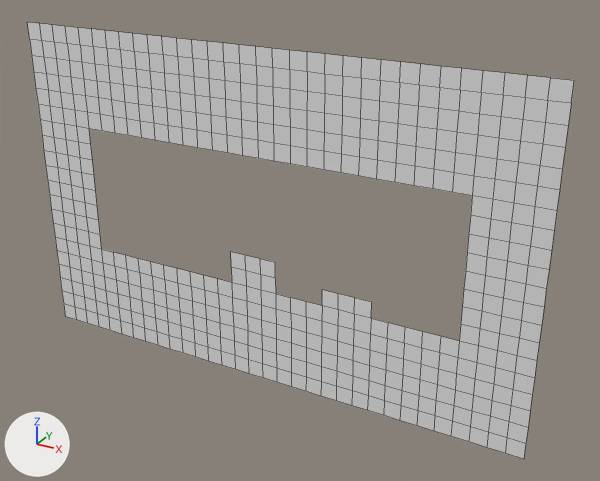
An edit to the OBJ model game_jam/Assets/Tiled2Unity/Meshes/platformer_level_2.obj, drawn before and after from the same camera.
Camera for both pictures: a camera (50 mm lens) standing at (10.9, -58.8, 12.9) and looking at (-22.2, 1.3, -17.2). The axes (+X, +Y, +Z) are drawn at lower left. The lights are the same throughout. Mesh edges are drawn as thin lines. Where no turn or scale is listed for an object, it has been applied to the vertices.

In view in the first picture: 'platformer_level_2'.
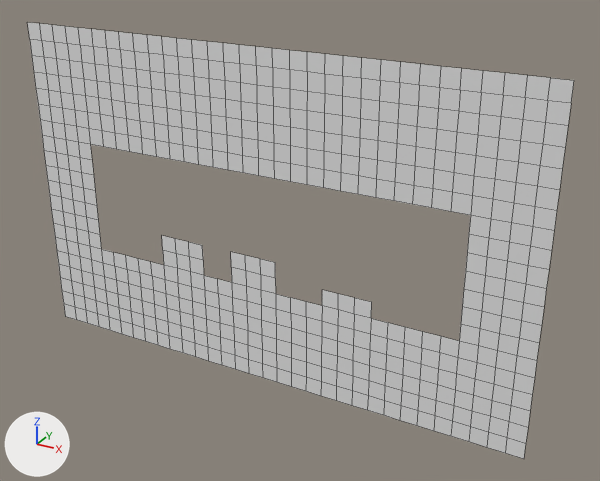
Changed parts and their boxes [x1, y1, x2, y2] in the pictures (600 x 481 px):
part 1 of me_platformer_level_2, added: after [89, 129, 472, 215]
part 2 of me_platformer_level_2, added: after [162, 236, 204, 275]

The change in detail:
me_platformer_level_2 is used by ob_platformer_level_2; location (0.0, 0.0, 0.0).
Verts and faces of me_platformer_level_2; kept vertices keep their numbers, new ones are numbered from 544.
Before the commit, vertices of me_platformer_level_2: 359 (-32.0, 0.0, -22.4) at pixel (203, 275), 361 (-33.6, 0.0, -22.4) at pixel (190, 271), 363 (-35.2, 0.0, -22.4) at pixel (177, 268), 365 (-36.8, 0.0, -22.4) at pixel (163, 265).
me_platformer_level_2 had 544 vertices, 457 faces and spanned x -51.2..0.0, y 0.0, z -32.0..0.0.
me_platformer_level_2 now has 575 vertices, 487 faces and spans x -51.2..0.0, y 0.0, z -32.0..0.0.
Part 1, on me_platformer_level_2:
23 new vertices lie (0.0, 0.0, -1.6) away from vertices in x -43.2..-8.0, y 0.0, z -9.6.
24 new faces join them.
Part 2, on me_platformer_level_2:
New vertices 567 to 570 stand at vertices 359, 361, 363, 365, in that order, plus (0.0, 0.0, 1.6).
New vertices 571 to 574 stand at vertices 567 to 570, in that order, plus (0.0, 0.0, 1.6).
New faces: (568, 569, 573, 572), (569, 570, 574, 573), (363, 365, 570, 569), (359, 361, 568, 567), (567, 568, 572, 571), (361, 363, 569, 568).
